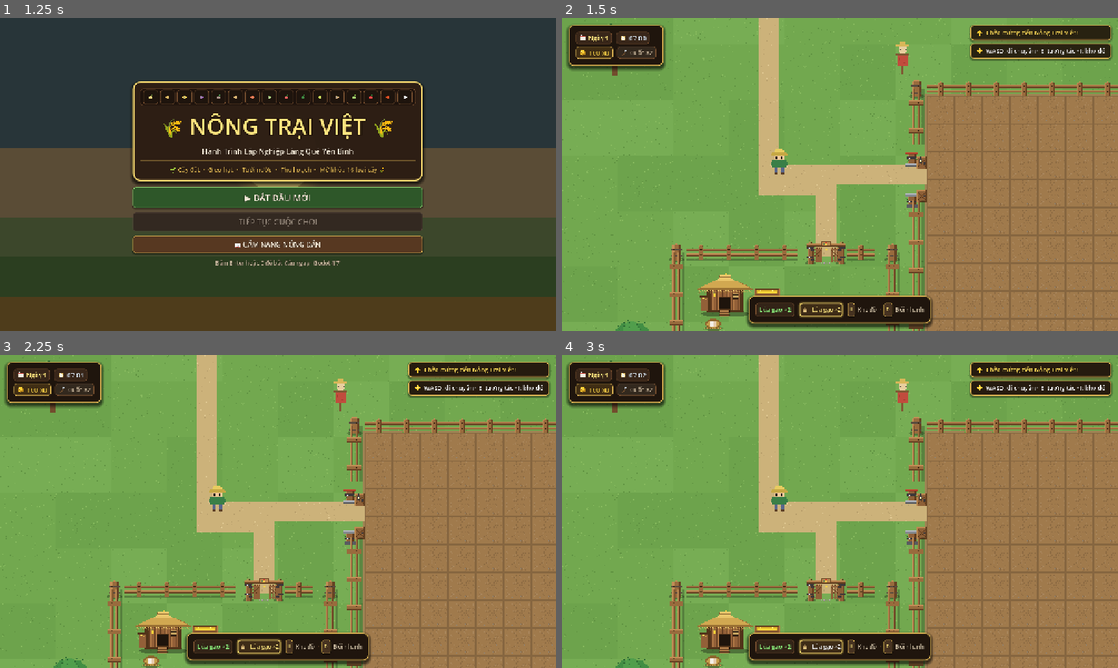
Above: before the commit, frames 1-4 (two rows, left to right).
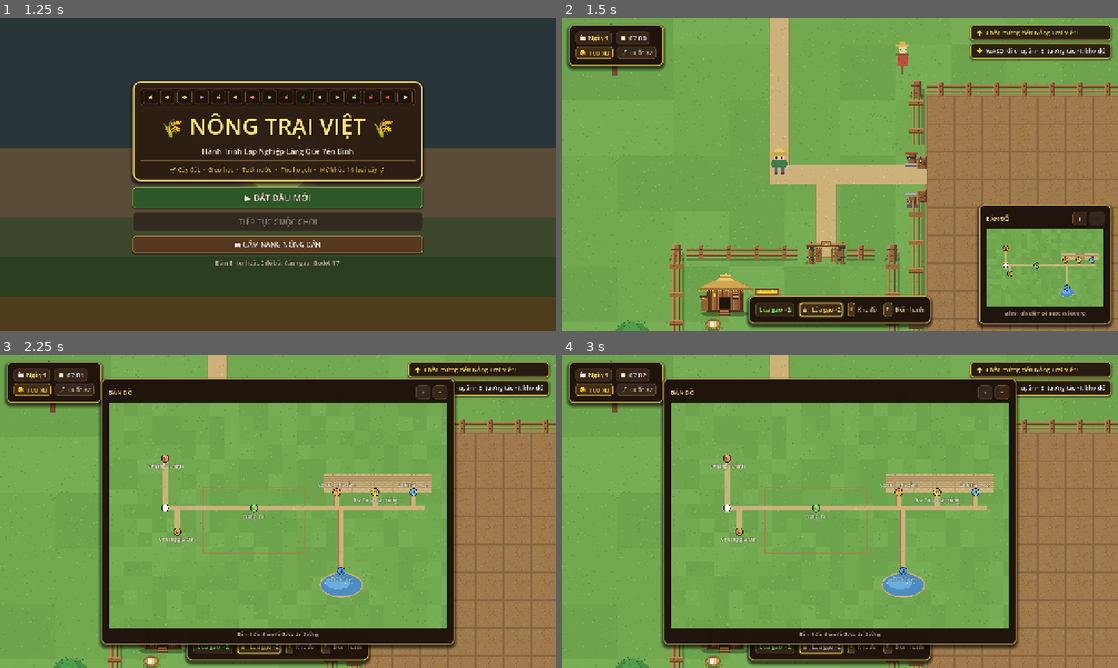
Above: after the commit, the same moments.

Repository: hoangwinbay/Farm
Game: Godot game, scene res://scenes/main.tscn
Two runs of this game, one before a commit and one after it. Both use one fixed random seed, a clock stepped at 60 frames per second and the inputs below.
Inputs (mouse positions are in pixels of both pictures, inside the frame that each line leads up to):
- Up to frame 1 (1.25 s): click "Lúa gạo ×0" at 0.5 s
- Up to frame 2 (1.5 s): click "▶ BẮT ĐẦU MỚI" at 1.25 s
- Up to frame 3 (2.25 s): click (517, 555) at 2 s, where only the run after the commit has a clickable "+"
- Up to frame 4 (3 s): click "Lúa gạo ×2" at 2.75 s

Frame 1 is identical in both runs. In frame 2, 12% of the frame differs, in the area x 35-100%, y 0-100%; in frame 3, 29%; in frame 4, 29%, in the area x 17-83%, y 0-94%.

Commit message:
Thêm bản đồ nhỏ chỉ đường + thiết kế lại lối đi
- Lối đi mới: đại lộ đông-tây xuyên suốt, nhánh nhà, 3 nhánh quầy hàng,
  nhánh cổng chuồng, nhánh bờ ao (trước đây ao không có đường), viền đất sẫm
- Minimap góc dưới phải: bấm địa điểm -> dải chấm trắng dẫn đường + vòng
  sáng chỉ đích, nút huỷ, tự tắt khi đến nơi
- Phím + phóng to bản đồ giữa màn hình, - thu về như cũ

Diff:
--- a/scripts/main.gd
+++ b/scripts/main.gd
@@ -16,6 +16,7 @@
 const DialogueBoxScript := preload("res://scripts/ui/dialogue_box.gd")
 const TitleScreenScript := preload("res://scripts/ui/title_screen.gd")
 const PauseMenuScript := preload("res://scripts/ui/pause_menu.gd")
+const MinimapScript := preload("res://scripts/ui/minimap.gd")
 const UIKit := preload("res://scripts/ui/ui_kit.gd")
 
 const WORLD_SIZE := Vector2(1500, 1000)
@@ -34,6 +35,19 @@
 const FISH_SPOT_POS := Vector2(1030, 810)   # tâm hồ — câu được ở MỌI bờ
 const PEN_RECT := Rect2(144, 568, 224, 128) # khu chuồng nuôi
 
+# Mạng lối đi hình chữ nhật (24px) — trùng với đồ thị chỉ đường trong minimap.
+# Đại lộ đông-tây + nhánh nhà, 3 nhánh quầy hàng, nhánh cổng chuồng, nhánh bờ ao.
+const PATHS := [
+	Rect2(238, 236, 24, 246),    # từ cửa nhà xuống đại lộ
+	Rect2(238, 458, 1162, 24),   # đại lộ đông - tây (qua 2 cổng ruộng)
+	Rect2(970, 370, 430, 24),    # lối chợ chạy trước 3 quầy
+	Rect2(998, 394, 24, 64),     # nhánh lên quầy Cô Tư
+	Rect2(1168, 394, 24, 64),    # nhánh lên quầy Bác Tư
+	Rect2(1338, 394, 24, 64),    # nhánh lên quầy Chú Hai
+	Rect2(292, 482, 24, 84),     # nhánh tới cổng chuồng gia cầm
+	Rect2(1018, 482, 24, 266),   # nhánh xuống bờ ao câu cá
+]
+
 enum Mode { TITLE, PLAY, DIALOG, PANEL }
 
 var mode: int = Mode.TITLE
@@ -58,6 +72,7 @@
 var dialog_box: CanvasLayer
 var title_screen: CanvasLayer
 var pause_menu: CanvasLayer
+var minimap: CanvasLayer
 var fade_rect: ColorRect
 
 var interactables: Array = []
@@ -126,16 +141,7 @@
 	ground = Sprite2D.new()
 	ground.centered = false
 	var farm_px := Rect2(FARM_ORIGIN, Vector2(FARM_TILES.x * 32, FARM_TILES.y * 32))
-	var paths := [
-		Rect2(226, 232, 24, 250),
-		Rect2(226, 458, 390, 24),
-		Rect2(616, 458, 524, 24),
-		Rect2(1116, 360, 24, 110),
-		Rect2(970, 370, 430, 24),
-		Rect2(226, 470, 90, 24),
-		Rect2(292, 470, 24, 95),
-	]
-	ground.texture = TextureGen.make_ground(int(WORLD_SIZE.x), int(WORLD_SIZE.y), farm_px, paths, POND_RECT)
+	ground.texture = TextureGen.make_ground(int(WORLD_SIZE.x), int(WORLD_SIZE.y), farm_px, PATHS, POND_RECT)
 	world.add_child(ground)
 
 	# nông trại + ô vuông chỉ điểm
@@ -532,6 +538,10 @@
 	add_child(dialog_box)
 	title_screen = TitleScreenScript.new()
 	add_child(title_screen)
+	minimap = MinimapScript.new()
+	add_child(minimap)
+	minimap.setup(ground.texture, player, world, self)
+	minimap.toast_cb = func(t: String, c: Color) -> void: hud.toast(t, c)
 
 	var fade_layer := CanvasLayer.new()
 	fade_layer.layer = 60
@@ -552,6 +562,7 @@
 		_debug_step()
 	if _clicktest != "":
 		_clicktest_step()
+	minimap.visible = mode == Mode.PLAY
 	if mode != Mode.PLAY or get_tree().paused:
 		return
 	GameState.tick(delta)
@@ -1052,6 +1063,30 @@
 			_shot("14_poultry")
 		470:
 			poultry_shop.close()
+			mode = Mode.PLAY
+			GameState.clock = 800
+			player.position = Vector2(310, 610)
+			cam.reset_smoothing()
+		480:
+			minimap.set_big(true)
+		490:
+			_shot("15_minimap_big")
+		495:
+			minimap.set_big(false)
+			minimap._on_poi_clicked("pond")
+			print("MINIMAP guide_on=", minimap.guide_dest == "pond",
+					" cancel=", minimap.cancel_btn.visible,
+					" route_pts=", minimap.guide.route.size())
+		530:
+			_shot("16_minimap_guide")
+		535:
+			minimap._on_cancel_pressed()
+			print("MINIMAP after_cancel=", minimap.guide_dest == "")
+		540:
+			minimap._on_poi_clicked("batu")
+			player.position = Vector2(1180, 415)
+		580:
+			print("MINIMAP arrival_cleared=", minimap.guide_dest == "")
 			_debug_done()
 
 
--- a/scripts/texture_gen.gd
+++ b/scripts/texture_gen.gd
@@ -20,6 +20,13 @@
 static func px(img: Image, x: int, y: int, c: Color) -> void:
 	if x >= 0 and y >= 0 and x < img.get_width() and y < img.get_height():
 		img.set_pixel(x, y, c)
+
+
+# Giá trị mặt nạ 1 kênh (dùng khi vẽ viền lối đi); ngoài biên coi như tắt.
+static func _mask_on(img: Image, x: int, y: int) -> bool:
+	if x < 0 or y < 0 or x >= img.get_width() or y >= img.get_height():
+		return false
+	return img.get_pixel(x, y).r > 0.5
 
 
 static func rect(img: Image, x: int, y: int, w: int, h: int, c: Color) -> void:
@@ -171,6 +178,18 @@
 				px(img, x, y, Color(0.72, 0.62, 0.42))
 			else:
 				px(img, x, y, Color(0.88, 0.79, 0.58))
+	# viền đất sẫm quanh toàn mạng lối đi (vẽ sau khi gộp hết để không hở ở chỗ các đường nối nhau)
+	var road_mask := Image.create(w, h, false, Image.FORMAT_L8)
+	for p in paths:
+		road_mask.fill_rect(Rect2i(p), Color.WHITE)
+	for p in paths:
+		var er := Rect2i(int(p.position.x) - 1, int(p.position.y) - 1, int(p.size.x) + 2, int(p.size.y) + 2)
+		for ey in range(maxi(er.position.y, 0), mini(er.end.y, h)):
+			for ex in range(maxi(er.position.x, 0), mini(er.end.x, w)):
+				if _mask_on(road_mask, ex, ey) and not (_mask_on(road_mask, ex - 1, ey)
+						and _mask_on(road_mask, ex + 1, ey) and _mask_on(road_mask, ex, ey - 1)
+						and _mask_on(road_mask, ex, ey + 1)):
+					px(img, ex, ey, Color(0.60, 0.50, 0.31))
 	# Khuôn viên chợ quê phía sau (nền gạch đá cho 3 quầy hàng)
 	var plaza := Rect2i(950, 318, 480, 84)
 	img.fill_rect(plaza, Color(0.74, 0.64, 0.44))
--- /dev/null
+++ b/scripts/ui/minimap.gd
@@ -0,0 +1,470 @@
+extends CanvasLayer
+# Bản đồ nhỏ (minimap): xem toàn bộ nông trại, bấm vào một địa điểm để có dải chấm trắng
+# dẫn đường trong thế giới. Phím "+" phóng to bản đồ ra giữa màn hình, "-" thu về như cũ.
+
+const UIKit := preload("res://scripts/ui/ui_kit.gd")
+
+const WORLD_SIZE := Vector2(1500, 1000)
+const SMALL_W := 272.0
+const DOT_SPACING := 26.0
+
+# Đồ thị nút giao nằm trên mạng lối đi PATHS (xem main.gd) — dùng tính đường đi.
+const NODES := {
+	"house": Vector2(250, 250),
+	"j_house": Vector2(250, 470),
+	"j_pen": Vector2(304, 470),
+	"pen": Vector2(304, 574),
+	"farm_w": Vector2(408, 470),
+	"farm": Vector2(644, 470),
+	"j_tu": Vector2(1010, 470),
+	"tu": Vector2(1010, 400),
+	"j_pond": Vector2(1030, 470),
+	"pond": Vector2(1030, 748),
+	"j_batu": Vector2(1180, 470),
+	"batu": Vector2(1180, 400),
+	"j_hai": Vector2(1350, 470),
+	"hai": Vector2(1350, 400),
+}
+const EDGES := [
+	["house", "j_house"], ["j_house", "j_pen"], ["j_pen", "pen"],
+	["j_pen", "farm_w"], ["farm_w", "farm"],
+	["farm_w", "j_tu"], ["j_tu", "tu"],
+	["j_tu", "j_pond"], ["j_pond", "pond"],
+	["j_pond", "j_batu"], ["j_batu", "batu"],
+	["j_batu", "j_hai"], ["j_hai", "hai"],
+]
+
+# Địa điểm bấm được trên bản đồ (id trùng với nút đích trong NODES).
+# "mlabel" là tên ngắn vẽ trên bản đồ; "mlab_above" đẩy nhãn lên trên điểm.
+const POIS := [
+	{"id": "house", "name": "Nhà (ngủ & lưu game)", "mlabel": "Nhà (ngủ & lưu)", "pos": Vector2(250, 250), "color": Color(0.98, 0.62, 0.45), "letter": "N"},
+	{"id": "farm", "name": "Nông trại", "mlabel": "Nông trại", "pos": Vector2(644, 470), "color": Color(0.55, 0.88, 0.42), "letter": "R"},
+	{"id": "pen", "name": "Chuồng gia cầm", "mlabel": "Chuồng gia cầm", "pos": Vector2(304, 574), "color": Color(0.85, 0.65, 0.35), "letter": "C"},
+	{"id": "tu", "name": "Quầy Cô Tư (gia cầm)", "mlabel": "Cô Tư — gia cầm", "mlab_above": true, "pos": Vector2(1010, 400), "color": Color(1.0, 0.68, 0.3), "letter": "T"},
+	{"id": "batu", "name": "Quầy Bác Tư (hạt giống)", "mlabel": "Bác Tư — hạt giống", "pos": Vector2(1180, 400), "color": Color(1.0, 0.86, 0.3), "letter": "B"},
+	{"id": "hai", "name": "Quầy Chú Hai (cần & cá)", "mlabel": "Chú Hai — cá", "mlab_above": true, "pos": Vector2(1350, 400), "color": Color(0.45, 0.82, 0.95), "letter": "H"},
+	{"id": "pond", "name": "Ao câu cá", "mlabel": "Ao câu cá", "pos": Vector2(1030, 748), "color": Color(0.35, 0.6, 0.95), "letter": "A"},
+]
+
+var toast_cb := Callable()  # main gán: hud.toast(text, color)
+
+var player: Node2D
+var world: Node2D
+var main: Node
+
+var big := false
+var panel: PanelContainer
+var map_view: MapView
+var status_label: Label
+var cancel_btn: Button
+var plus_btn: Button
+var minus_btn: Button
+var guide: GuideDots
+var guide_dest := ""
+var guide_name := ""
+
+
+func _ready() -> void:
+	layer = 12
+	visible = false
+
+	var root := Control.new()
+	root.set_anchors_and_offsets_preset(Control.PRESET_FULL_RECT)
+	root.mouse_filter = Control.MOUSE_FILTER_IGNORE
+	root.resized.connect(_place_panel)
+	add_child(root)
+
+	panel = PanelContainer.new()
+	panel.add_theme_stylebox_override("panel", UIKit.wood_frame(10, 2, UIKit.COLOR_WOOD_DARK, UIKit.COLOR_BORDER_GOLD))
+	root.add_child(panel)
+
+	var v := VBoxContainer.new()
+	v.add_theme_constant_override("separation", 6)
+	panel.add_child(v)
+
+	# --- hàng tiêu đề + nút phóng to / thu nhỏ ---
+	var h := HBoxContainer.new()
+	h.add_theme_constant_override("separation", 6)
+	v.add_child(h)
+	UIKit.label(h, "BẢN ĐỒ", 14, UIKit.COLOR_TEXT_TITLE)
+	var spacer := Control.new()
+	spacer.size_flags_horizontal = Control.SIZE_EXPAND_FILL
+	h.add_child(spacer)
+	plus_btn = UIKit.styled_button(null, "+", 15, "tab")
+	plus_btn.tooltip_text = "Phóng to bản đồ (+)"
+	plus_btn.custom_minimum_size = Vector2(30, 26)
+	plus_btn.focus_mode = Control.FOCUS_NONE
+	plus_btn.pressed.connect(func() -> void: set_big(true))
+	h.add_child(plus_btn)
+	minus_btn = UIKit.styled_button(null, "−", 15, "tab")
+	minus_btn.tooltip_text = "Thu nhỏ bản đồ (-)"
+	minus_btn.custom_minimum_size = Vector2(30, 26)
+	minus_btn.focus_mode = Control.FOCUS_NONE
+	minus_btn.pressed.connect(func() -> void: set_big(false))
+	h.add_child(minus_btn)
+
+	# --- khung ảnh bản đồ ---
+	map_view = MapView.new()
+	map_view.pois = POIS
+	map_view.size = Vector2(SMALL_W, SMALL_W / 1.5)
+	map_view.custom_minimum_size = map_view.size
+	map_view.poi_clicked.connect(_on_poi_clicked)
+	v.add_child(map_view)
+
+	# --- dòng trạng thái + nút huỷ ---
+	status_label = UIKit.label(v, "Bấm 1 địa điểm để được chỉ đường", 11, UIKit.COLOR_TEXT_MUTED)
+	status_label.horizontal_alignment = HORIZONTAL_ALIGNMENT_CENTER
+	status_label.size_flags_horizontal = Control.SIZE_SHRINK_CENTER
+	cancel_btn = UIKit.styled_button(null, "✕  HỦY CHỈ ĐƯỜNG", 13, "danger")
+	cancel_btn.size_flags_horizontal = Control.SIZE_SHRINK_CENTER
+	cancel_btn.focus_mode = Control.FOCUS_NONE
+	cancel_btn.visible = false
+	cancel_btn.pressed.connect(_on_cancel_pressed)
+	v.add_child(cancel_btn)
+
+	guide = GuideDots.new()
+	guide.z_index = 45
+	guide.visible = false
+
+
+# Gọi sau khi đã add_child(minimap): truyền texture nền, người chơi, thế giới, main.
+func setup(p_ground_tex: Texture2D, p_player: Node2D, p_world: Node2D, p_main: Node) -> void:
+	map_view.ground_tex = p_ground_tex
+	player = p_player
+	world = p_world
+	main = p_main
+	world.add_child(guide)
+	set_big(false)
+
+
+func set_big(p_big: bool) -> void:
+	big = p_big
+	map_view.show_labels = big
+	var w := SMALL_W if big == false else minf(780.0, map_view.get_viewport_rect().size.x * 0.62)
+	map_view.custom_minimum_size = Vector2(w, w / 1.5)
+	plus_btn.disabled = big
+	minus_btn.disabled = not big
+	_place_panel()
+
+
+func _place_panel() -> void:
+	if panel == null:
+		return
+	panel.reset_size()
+	var vs := map_view.get_viewport_rect().size
+	var ps := panel.size
+	if big:
+		panel.position = (vs - ps) / 2.0
+	else:
+		panel.position = Vector2(vs.x - ps.x - 16.0, vs.y - ps.y - 16.0)
+
+
+func _process(_delta: float) -> void:
+	if player == null or map_view == null:
+		return
+	map_view.player_pos = player.position
+	if guide_dest != "":
+		if main != null and main.mode == main.Mode.TITLE:
+			_clear_guide(true)
+		elif player.position.distance_to(NODES[guide_dest]) < 26.0:
+			_clear_guide(true)
+			_toast("Đã đến %s 👍" % guide_name, Color(0.65, 1.0, 0.6))
+
+
+func _unhandled_key_input(event: InputEvent) -> void:
+	if not visible or get_tree().paused:
+		return
+	if main != null and main.mode != main.Mode.PLAY:
+		return
+	var key := event as InputEventKey
+	if key == null or not key.pressed or key.echo:
+		return
+	if key.keycode in [KEY_PLUS, KEY_EQUAL, KEY_KP_ADD]:
+		set_big(true)
+	elif key.keycode in [KEY_MINUS, KEY_KP_SUBTRACT]:
+		set_big(false)
+
+
+# ---------------- chỉ đường ----------------
+
+func _on_poi_clicked(id: String) -> void:
+	if get_tree().paused:
+		return
+	if main != null and main.mode != main.Mode.PLAY:
+		return
+	var poi := _poi_by_id(id)
+	if poi.is_empty() or player == null:
+		return
+	var pts := _compute_route(player.position, id)
+	if pts.size() < 2:
+		_toast("Không tìm được đường tới %s" % poi.name, Color(1.0, 0.7, 0.5))
+		return
+	guide_dest = id
+	guide_name = str(poi.name)
+	guide.set_route(pts, NODES[id])
+	map_view.dest_id = id
+	cancel_btn.visible = true
+	status_label.text = "Đang tới: %s" % poi.name
+	_toast("Làm theo chấm trắng để tới %s" % poi.name, Color(1.0, 0.95, 0.7))
+
+
+func _on_cancel_pressed() -> void:
+	_clear_guide(false)
+
+
+func _clear_guide(silent: bool) -> void:
+	guide_dest = ""
+	guide_name = ""
+	guide.clear_route()
+	map_view.dest_id = ""
+	cancel_btn.visible = false
+	status_label.text = "Bấm 1 địa điểm để được chỉ đường"
+	if not silent:
+		_toast("Đã huỷ chỉ đường", Color(0.85, 0.85, 0.85))
+
+
+# Tính tuyến từ vị trí người chơi tới nút đích:
+# bám vào cạnh gần nhất rồi Dijkstra trên đồ thị lối đi.
+func _compute_route(start: Vector2, dest_id: String) -> PackedVector2Array:
+	var best_d := INF
+	var best_i := -1
+	var best_t := 0.0
+	for i in EDGES.size():
+		var a: Vector2 = NODES[EDGES[i][0]]
+		var b: Vector2 = NODES[EDGES[i][1]]
+		var ab := b - a
+		var t := clampf((start - a).dot(ab) / ab.length_squared(), 0.0, 1.0)
+		var d := start.distance_to(a + ab * t)
+		if d < best_d:
+			best_d = d
+			best_i = i
+			best_t = t
+	if best_i < 0:
+		return PackedVector2Array()
+
+	var ea: String = EDGES[best_i][0]
+	var eb: String = EDGES[best_i][1]
+	var elen: float = NODES[ea].distance_to(NODES[eb])
+	var proj: Vector2 = NODES[ea].lerp(NODES[eb], best_t)
+
+	# Dijkstra từ nút ảo "S" (người chơi)
+	var adj := {}
+	for e in EDGES:
+		var w: float = NODES[e[0]].distance_to(NODES[e[1]])
+		if not adj.has(e[0]):
+			adj[e[0]] = []
+		if not adj.has(e[1]):
+			adj[e[1]] = []
+		adj[e[0]].append([e[1], w])
+		adj[e[1]].append([e[0], w])
+	adj["S"] = []
+	if best_t <= 0.001:
+		adj["S"].append([ea, best_d])
+	elif best_t >= 0.999:
+		adj["S"].append([eb, best_d])
+	else:
+		adj["S"].append([ea, best_d + elen * best_t])
+		adj["S"].append([eb, best_d + elen * (1.0 - best_t)])
+
+	var dist := {"S": 0.0}
+	var prev := {}
+	var visited := {}
+	for _i in adj.size() + 1:
+		var cur := ""
+		var cur_d := INF
+		for n in dist:
+			if not visited.get(n, false) and dist[n] < cur_d:
+				cur = n
+				cur_d = dist[n]
+		if cur == "" or cur == dest_id:
+			break
+		visited[cur] = true
+		for nb in adj.get(cur, []):
+			var nd: float = cur_d + nb[1]
+			if nd < float(dist.get(nb[0], INF)):
+				dist[nb[0]] = nd
+				prev[nb[0]] = cur
+	if not dist.has(dest_id):
+		return PackedVector2Array()
+
+	var chain := []
+	var walk := dest_id
+	while walk != "S" and walk != "":
+		chain.push_front(walk)
+		walk = str(prev.get(walk, ""))
+
+	var pts := PackedVector2Array([start])
+	if best_t > 0.001 and best_t < 0.999:
+		pts.append(proj)
+	for id in chain:
+		pts.append(NODES[id])
+	return pts
+
+
+func _poi_by_id(id: String) -> Dictionary:
+	for poi in POIS:
+		if str(poi.id) == id:
+			return poi
+	return {}
+
+
+func _toast(text: String, color: Color) -> void:
+	if toast_cb.is_valid():
+		toast_cb.call(text, color)
+
+
+# ================= khung vẽ bản đồ =================
+
+class MapView:
+	extends Control
+	# Vẽ ảnh nền thu nhỏ + điểm địa điểm + người chơi; bấm vào địa điểm để được chỉ đường.
+
+	signal poi_clicked(id: String)
+
+	var ground_tex: Texture2D
+	var pois: Array = []
+	var player_pos := Vector2(-9999, -9999)
+	var dest_id := ""
+	var hover_id := ""
+	var show_labels := false
+
+	var _time := 0.0
+
+
+	func _world_to_map(p: Vector2) -> Vector2:
+		return p * (size / WORLD_SIZE)
+
+
+	func _process(delta: float) -> void:
+		_time += delta
+		queue_redraw()
+
+
+	func _draw() -> void:
+		if ground_tex != null:
+			draw_texture_rect(ground_tex, Rect2(Vector2.ZERO, size), false)
+		else:
+			draw_rect(Rect2(Vector2.ZERO, size), Color(0.45, 0.66, 0.31))
+		draw_rect(Rect2(Vector2.ZERO, size), Color(0.08, 0.05, 0.03, 0.9), false, 2.0)
+
+		var font := ThemeDB.fallback_font
+		var pr := clampf(size.x / 40.0, 5.0, 9.0)  # bán kính điểm địa điểm theo khung
+		for poi in pois:
+			var mp := _world_to_map(poi.pos)
+			if str(dest_id) == str(poi.id):
+				draw_circle(mp, pr + 4.0 + sin(_time * 4.0), Color(1, 1, 1, 0.35))
+			if str(hover_id) == str(poi.id) or str(dest_id) == str(poi.id):
+				draw_circle(mp, pr + 2.5, Color(0.08, 0.05, 0.03))
+			draw_circle(mp, pr, Color(0.08, 0.05, 0.03))
+			draw_circle(mp, pr - 1.5, poi.color)
+			var fs := int(pr + 3)
+			var sw := font.get_string_size(str(poi.letter), HORIZONTAL_ALIGNMENT_LEFT, -1, fs).x
+			draw_string(font, mp + Vector2(-sw / 2.0, fs * 0.35), str(poi.letter),
+					HORIZONTAL_ALIGNMENT_LEFT, -1, fs, Color(0.1, 0.07, 0.04))
+			if show_labels:
+				var nm: String = str(poi.get("mlabel", poi.name))
+				var nw := font.get_string_size(nm, HORIZONTAL_ALIGNMENT_LEFT, -1, 11).x
+				var ly: float = mp.y - (pr + 4.0) if bool(poi.get("mlab_above", false)) else mp.y + (pr + 13.0)
+				var lp := Vector2(mp.x - nw / 2.0, ly)
+				draw_string_outline(font, lp, nm, HORIZONTAL_ALIGNMENT_LEFT, -1, 11, 2, Color(0.08, 0.05, 0.03))
+				draw_string(font, lp, nm, HORIZONTAL_ALIGNMENT_LEFT, -1, 11, Color(1, 0.97, 0.9))
+
+		# điểm người chơi nhấp nháy nhẹ
+		var pp := _world_to_map(player_pos)
+		draw_circle(pp, pr + 1.0 + sin(_time * 5.0), Color(1, 1, 1, 0.3))
+		draw_circle(pp, pr - 0.5, Color(0.08, 0.05, 0.03))
+		draw_circle(pp, pr - 1.8, Color.WHITE)
+
+
+	func _gui_input(event: InputEvent) -> void:
+		if event is InputEventMouseButton and event.button_index == MOUSE_BUTTON_LEFT and event.pressed:
+			var id := _poi_at(event.position)
+			if id != "":
+				poi_clicked.emit(id)
+				accept_event()
+		elif event is InputEventMouseMotion:
+			var nid := _poi_at(event.position)
+			if nid != hover_id:
+				hover_id = nid
+				mouse_default_cursor_shape = Control.CURSOR_POINTING_HAND if nid != "" else Control.CURSOR_ARROW
+				queue_redraw()
+
+
+	func _poi_at(pos: Vector2) -> String:
+		var best := ""
+		var best_d := 14.0
+		for poi in pois:
+			var d := _world_to_map(poi.pos).distance_to(pos)
+			if d <= best_d:
+				best_d = d
+				best = str(poi.id)
+		return best
+
+
+# ================= dải chấm trắng dẫn đường =================
+
+class GuideDots:
+	extends Node2D
+	# Vẽ dải chấm trắng chạy dọc tuyến đường về phía đích + vòng sáng nhấp nháy ở đích.
+
+	var route := PackedVector2Array()
+	var dest := Vector2.ZERO
+	var _phase := 0.0
+	var _time := 0.0
+
+
+	func set_route(pts: PackedVector2Array, dest_pos: Vector2) -> void:
+		# gộp điểm trùng/đính nhau để không còn đoạn 0 dài gây chia 0 khi rải chấm
+		var clean := PackedVector2Array()
+		for p in pts:
+			if clean.is_empty() or clean[clean.size() - 1].distance_to(p) > 1.0:
+				clean.append(p)
+		route = clean
+		dest = dest_pos
+		_phase = 0.0
+		visible = route.size() >= 2
+		queue_redraw()
+
+
+	func clear_route() -> void:
+		route = PackedVector2Array()
+		visible = false
+
+
+	func _process(delta: float) -> void:
+		if route.size() < 2:
+			return
+		_phase = fmod(_phase + delta * 16.0, DOT_SPACING)
+		_time += delta
+		queue_redraw()
+
+
+	func _draw() -> void:
+		if route.size() < 2:
+			return
+		var total := 0.0
+		for i in range(route.size() - 1):
+			total += route[i].distance_to(route[i + 1])
+		var s := _phase
+		while s < total - 10.0:
+			var p := _point_at(s)
+			draw_circle(p, 5.0, Color(0.08, 0.05, 0.03, 0.5))
+			draw_circle(p, 3.4, Color(1, 1, 1, 0.95))
+			s += DOT_SPACING
+		# vòng chỉ đích
+		var pulse := 9.0 + sin(_time * 4.5) * 2.5
+		draw_arc(dest, pulse + 2.5, 0, TAU, 28, Color(0.08, 0.05, 0.03, 0.55), 3.0)
+		draw_arc(dest, pulse, 0, TAU, 28, Color(1, 0.95, 0.6, 0.95), 2.5)
+		draw_circle(dest, 4.0, Color(1, 1, 1, 0.9))
+
+
+	func _point_at(dist: float) -> Vector2:
+		var acc := 0.0
+		for i in range(route.size() - 1):
+			var seg := route[i].distance_to(route[i + 1])
+			if seg < 0.001:
+				continue
+			if acc + seg >= dist:
+				return route[i].lerp(route[i + 1], (dist - acc) / seg)
+			acc += seg
+		return route[route.size() - 1]
